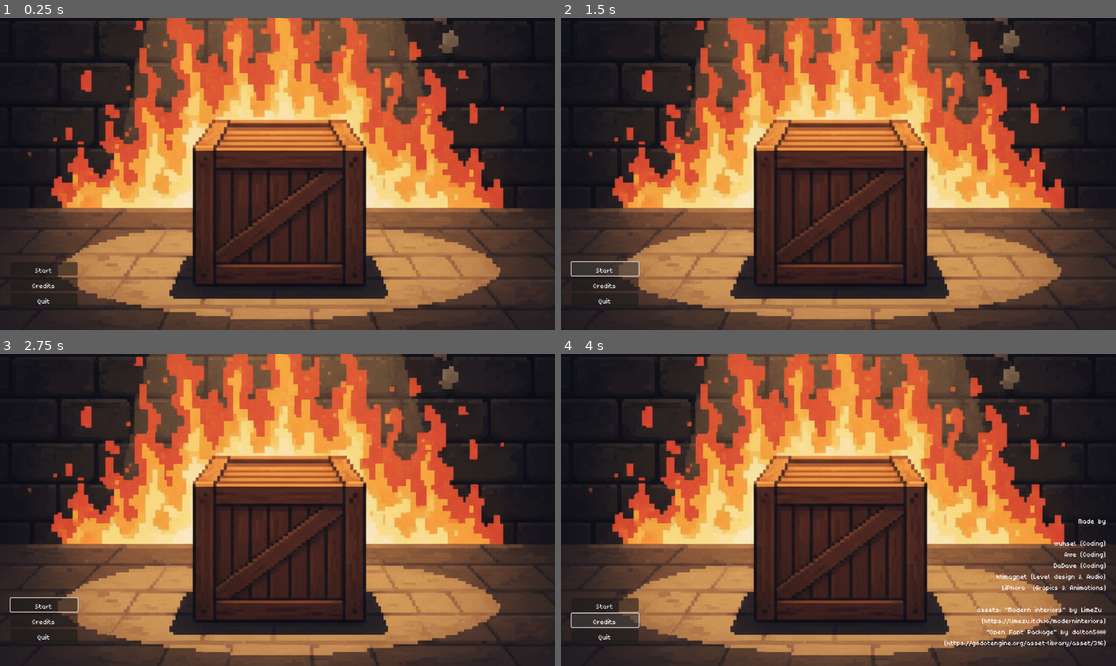
Above: before the commit, frames 1-4 (two rows, left to right).
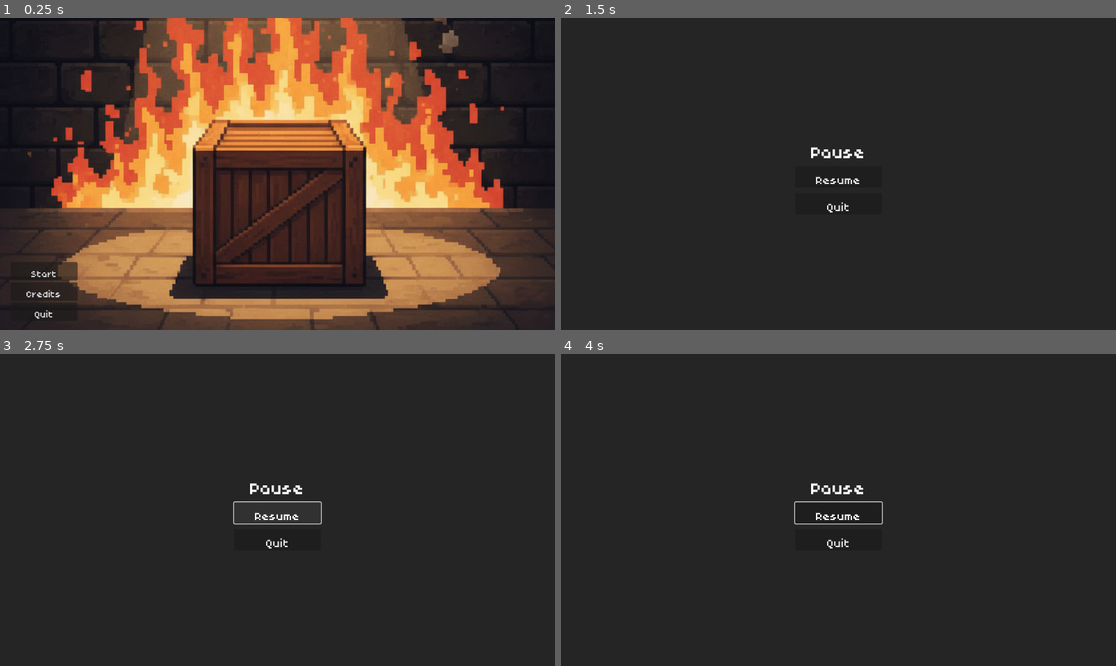
Above: after the commit, the same moments.

Repository: DaDave/JameGam-49
Game: Godot game, scene res://scenes/main_menu/main_menu.tscn
Two runs of this game, one before a commit and one after it. Both use one fixed random seed, a clock stepped at 60 frames per second and the inputs below.
Inputs (mouse positions are in pixels of both pictures, inside the frame that each line leads up to):
- Up to frame 1 (0.25 s): no input
- Up to frame 2 (1.5 s): click "Start" at 0.5 s; click (605, 267) at 1.25 s, where only the run before the commit has a clickable "Start"
- Up to frame 3 (2.75 s): click (277, 513) at 2 s, where only the run after the commit has a clickable "Resume"
- Up to frame 4 (4 s): click (605, 619) at 2.75 s, where only the run before the commit has a clickable "Credits"; hold D (player_right) from 3.53 s (still down)

The runs differ from the first frame. In frame 1, 0.3% of the frame differs, in the area x 4-15%, y 80-97%; in frame 2, 61%; in frame 3, 61%; in frame 4, 62%, in the area x 0-100%, y 0-100%.

Commit message:
Added fonts to menus

Diff:
--- a/project.godot
+++ b/project.godot
@@ -17,13 +17,9 @@
 
 [autoload]
 
+GameManager="*res://scenes/game_manager/game_manager.gd"
 GameManagerSignalBus="*res://scenes/game_manager/game_manager_signal_bus.gd"
-GameManager="*res://scenes/game_manager/game_manager.gd"
 GameTimer="*res://scenes/game_manager/timer.gd"
-
-[gui]
-
-theme/custom_font="uid://7jdcyc6qvdvm"
 
 [input]
 
--- /dev/null
+++ b/scenes/game/game.tscn
@@ -0,0 +1,16 @@
+[gd_scene load_steps=2 format=3 uid="uid://k0reyf16mn4x"]
+
+[ext_resource type="PackedScene" uid="uid://ciri27wpl8l7m" path="res://scenes/pause_menu/pause_menu.tscn" id="1_sul5r"]
+
+[node name="Game" type="Node2D"]
+
+[node name="TileMap" type="TileMap" parent="."]
+format = 2
+
+[node name="VBoxContainer" type="VBoxContainer" parent="."]
+offset_right = 1152.0
+offset_bottom = 648.0
+
+[node name="PauseMenu" parent="VBoxContainer" instance=ExtResource("1_sul5r")]
+layout_mode = 2
+size_flags_vertical = 3
--- a/scenes/game_manager/game_manager.gd
+++ b/scenes/game_manager/game_manager.gd
@@ -7,8 +7,11 @@
 var game_over_instance: GameOverMenu
 var occupied_room_values: Array
 var isPaused : bool = false
+var current_scene = null
 
 func _ready() -> void:
+	var root = get_tree().root
+	current_scene = root.get_child(root.get_child_count() - 1)
 	GameManagerSignalBus.switch_scene_by_path.connect(_onSceneByPathSwitched)
 	GameManagerSignalBus.start_game.connect(_onGameStarted)
 	GameManagerSignalBus.pause_menu_initiated.connect(_onPauseMenuInitiated)
@@ -67,6 +70,13 @@
 	if max_player_health <= 0:
 		_onGameOver()
 
+func _deferred_switch_scene(scene_path):
+	current_scene.free()
+	var scene = load(scene_path)
+	current_scene = scene.instantiate()
+	get_tree().root.add_child(current_scene)
+	get_tree().current_scene = current_scene
+
 func select_random_room_for_object() -> int:
 	var availableRoomValues = Rooms.values().filter(func(value):
 		return not occupied_room_values.has(value)
--- a/scenes/game_over_menu/game_over_menu.gd
+++ b/scenes/game_over_menu/game_over_menu.gd
@@ -6,4 +6,4 @@
 	process_mode = Node.PROCESS_MODE_ALWAYS
 
 func _on_quit_button_pressed():
-	GameManagerSignalBus.switch_scene_by_path.emit("res://MainMenu/main_menu.tscn")
+	GameManagerSignalBus.switch_scene_by_path.emit("res://scenes/main_menu/main_menu.tscn")
--- a/scenes/main_menu/main_menu.gd
+++ b/scenes/main_menu/main_menu.gd
@@ -3,10 +3,11 @@
 extends Control
 
 func _on_start_button_pressed():
-	GameManagerSignalBus.switch_scene_by_path.emit("res://Scenes/level_1.tscn")
+	GameManagerSignalBus.switch_scene_by_path.emit("res://scenes/game/game.tscn")
 
 func _on_credits_button_pressed():
 	$CreditsLabel.visible = !$CreditsLabel.visible
 
 func _on_quit_button_pressed():
+	GameManagerSignalBus.pause_requested.emit()
 	get_tree().quit()
--- a/scenes/main_menu/main_menu.tscn
+++ b/scenes/main_menu/main_menu.tscn
@@ -1,10 +1,19 @@
-[gd_scene load_steps=5 format=3 uid="uid://dyvgpxd0rqg44"]
+[gd_scene load_steps=10 format=3 uid="uid://dyvgpxd0rqg44"]
 
 [ext_resource type="Script" uid="uid://ci7by8hu7ag7v" path="res://scenes/main_menu/main_menu.gd" id="1_nhkf3"]
 [ext_resource type="AudioStream" uid="uid://ckvo43m2bsblb" path="res://resources/music/Pixel Panic 2.mp3" id="2_0ebjn"]
 [ext_resource type="Texture2D" uid="uid://clrv450vqwj76" path="res://resources/background/background.png" id="2_ob46e"]
+[ext_resource type="FontFile" uid="uid://7jdcyc6qvdvm" path="res://resources/font/poco.ttf" id="3_uqeha"]
 
 [sub_resource type="Theme" id="Theme_fsom3"]
+
+[sub_resource type="Theme" id="Theme_wem23"]
+
+[sub_resource type="Theme" id="Theme_3ovsr"]
+
+[sub_resource type="Theme" id="Theme_5seab"]
+
+[sub_resource type="Theme" id="Theme_4xg86"]
 
 [node name="MainMenu" type="Control"]
 layout_mode = 3
@@ -43,14 +52,23 @@
 
 [node name="StartButton" type="Button" parent="VerticalBoxContainer"]
 layout_mode = 2
+theme = SubResource("Theme_wem23")
+theme_override_fonts/font = ExtResource("3_uqeha")
+theme_override_font_sizes/font_size = 24
 text = "Start"
 
 [node name="CreditsButton" type="Button" parent="VerticalBoxContainer"]
 layout_mode = 2
+theme = SubResource("Theme_3ovsr")
+theme_override_fonts/font = ExtResource("3_uqeha")
+theme_override_font_sizes/font_size = 24
 text = "Credits"
 
 [node name="QuitButton" type="Button" parent="VerticalBoxContainer"]
 layout_mode = 2
+theme = SubResource("Theme_5seab")
+theme_override_fonts/font = ExtResource("3_uqeha")
+theme_override_font_sizes/font_size = 24
 text = "Quit"
 
 [node name="CreditsLabel" type="Label" parent="."]
@@ -67,6 +85,9 @@
 offset_bottom = -20.0
 grow_horizontal = 0
 grow_vertical = 0
+theme = SubResource("Theme_4xg86")
+theme_override_fonts/font = ExtResource("3_uqeha")
+theme_override_font_sizes/font_size = 24
 text = "Made by
 
 wuhsel (Coding)
--- a/scenes/pause_menu/pause_menu.gd
+++ b/scenes/pause_menu/pause_menu.gd
@@ -11,4 +11,4 @@
 
 func _on_quit_button_pressed():
 	GameManagerSignalBus.pause_requested.emit()
-	GameManagerSignalBus.switch_scene_by_path.emit("res://MainMenu/main_menu.tscn")
+	GameManagerSignalBus.switch_scene_by_path.emit("res://scenes/main_menu/main_menu.tscn")
--- a/scenes/pause_menu/pause_menu.tscn
+++ b/scenes/pause_menu/pause_menu.tscn
@@ -1,6 +1,7 @@
-[gd_scene load_steps=2 format=3 uid="uid://ciri27wpl8l7m"]
+[gd_scene load_steps=3 format=3 uid="uid://ciri27wpl8l7m"]
 
 [ext_resource type="Script" uid="uid://c1ch3p3tfg3dt" path="res://scenes/pause_menu/pause_menu.gd" id="1_tobvk"]
+[ext_resource type="FontFile" uid="uid://7jdcyc6qvdvm" path="res://resources/font/poco.ttf" id="2_qcmsd"]
 
 [node name="PauseMenu" type="Control"]
 layout_mode = 3
@@ -28,9 +29,9 @@
 anchor_right = 0.5
 anchor_bottom = 0.5
 offset_left = -90.0
-offset_top = -60.0
+offset_top = -68.0
 offset_right = 90.0
-offset_bottom = 60.0
+offset_bottom = 68.0
 grow_horizontal = 2
 grow_vertical = 2
 
@@ -40,19 +41,24 @@
 
 [node name="PauseHeadline" type="Label" parent="MarginContainer/VerticalBoxContainer"]
 layout_mode = 2
-theme_override_font_sizes/font_size = 30
+theme_override_fonts/font = ExtResource("2_qcmsd")
+theme_override_font_sizes/font_size = 45
 text = "Pause"
 horizontal_alignment = 1
 
 [node name="ResumeButton" type="Button" parent="MarginContainer/VerticalBoxContainer"]
 layout_mode = 2
+theme_override_fonts/font = ExtResource("2_qcmsd")
+theme_override_font_sizes/font_size = 30
 text = "Resume"
 
 [node name="QuitButton" type="Button" parent="MarginContainer/VerticalBoxContainer"]
 layout_mode = 2
+theme_override_fonts/font = ExtResource("2_qcmsd")
+theme_override_font_sizes/font_size = 30
 text = "Quit"
 
+[connection signal="pressed" from="MarginContainer/VerticalBoxContainer/ResumeButton" to="." method="_on_resume_button_pressed"]
 [connection signal="pressed" from="MarginContainer/VerticalBoxContainer/ResumeButton" to="." method="_on_resume_pressed"]
-[connection signal="pressed" from="MarginContainer/VerticalBoxContainer/ResumeButton" to="." method="_on_resume_button_pressed"]
+[connection signal="pressed" from="MarginContainer/VerticalBoxContainer/QuitButton" to="." method="_on_quit_button_pressed"]
 [connection signal="pressed" from="MarginContainer/VerticalBoxContainer/QuitButton" to="." method="_on_quit_pressed"]
-[connection signal="pressed" from="MarginContainer/VerticalBoxContainer/QuitButton" to="." method="_on_quit_button_pressed"]
